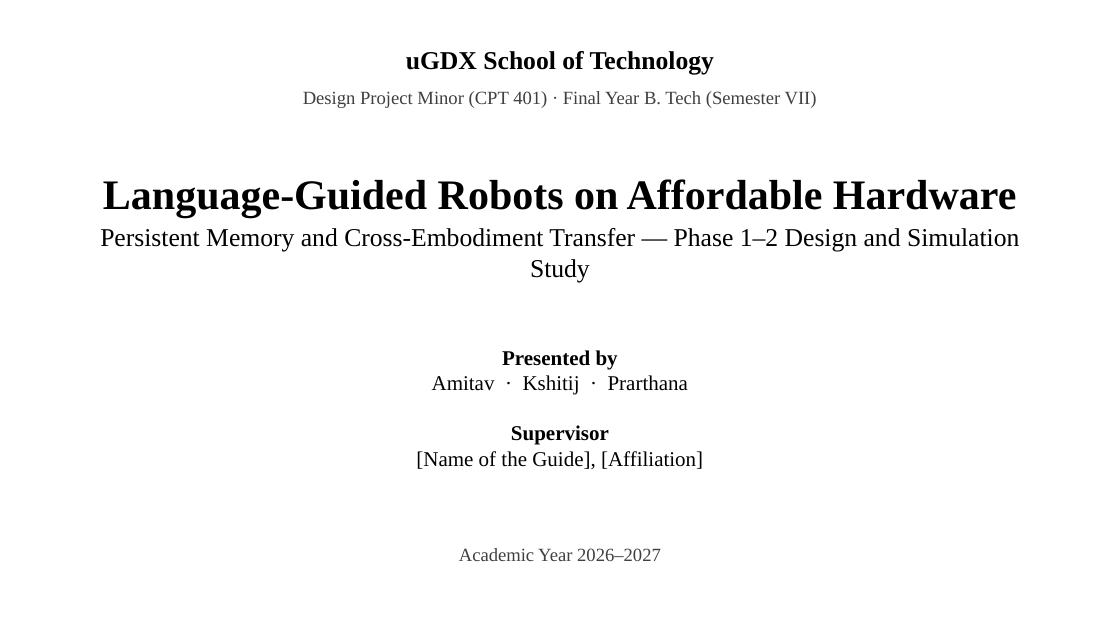
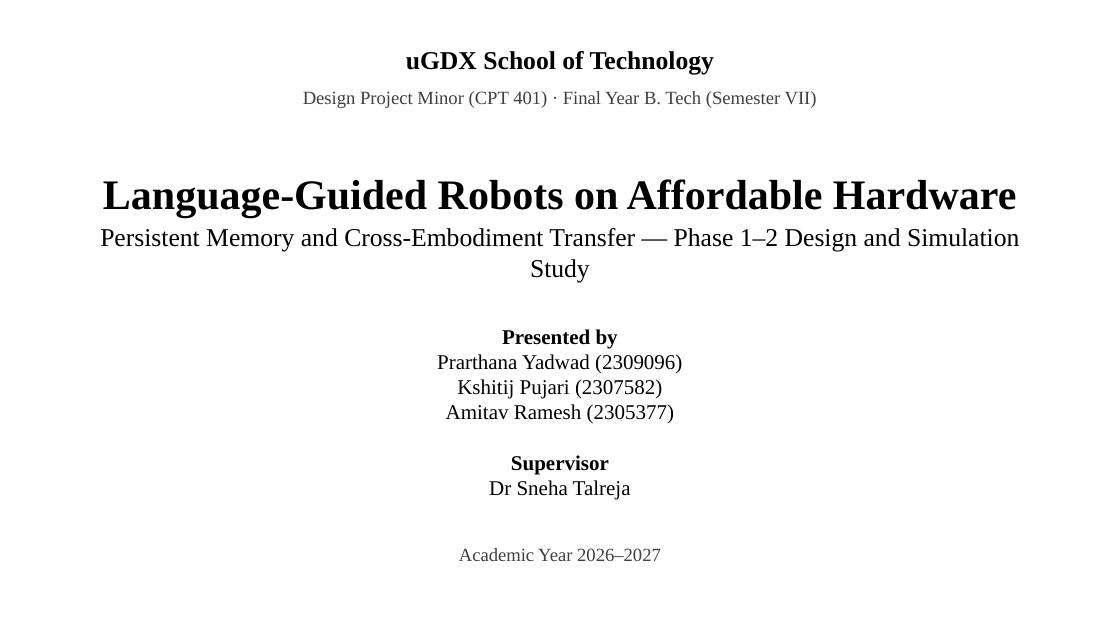
Before and after one commit to AmitavRamesh/pinnacle-language-guided-robots, a slide deck: slide 1 of report/Final_Presentation.pptx. Drawn at 1120x630 pixels with LibreOffice and Linux fonts; fonts in the diff are those of the drawing. Boxes give left, top, right and bottom in pixels: in the first picture for what was removed or moved away, otherwise in the second. Text is boxed around its words. In the diff, an @@ line names an element or a change of style, - is before the commit and + after.

```diff
--- a/report/Final_Presentation.pptx
+++ b/report/Final_Presentation.pptx
@@ text "Presented by": place and size @@
-text "Presented by" at (416, 350, 703, 469)
+text "Presented by" at (437, 329, 682, 500)
@@ text at (437, 354, 682, 424): text changed @@
-Amitav · Kshitij · Prarthana
+Prarthana Yadwad (2309096)
+Kshitij Pujari (2307582)
+Amitav Ramesh (2305377)
@@ text at (489, 480, 631, 500): text changed @@
-[Name of the Guide], [Affiliation]
+Dr Sneha Talreja
```
Also in this commit, not shown: 6 other files.
